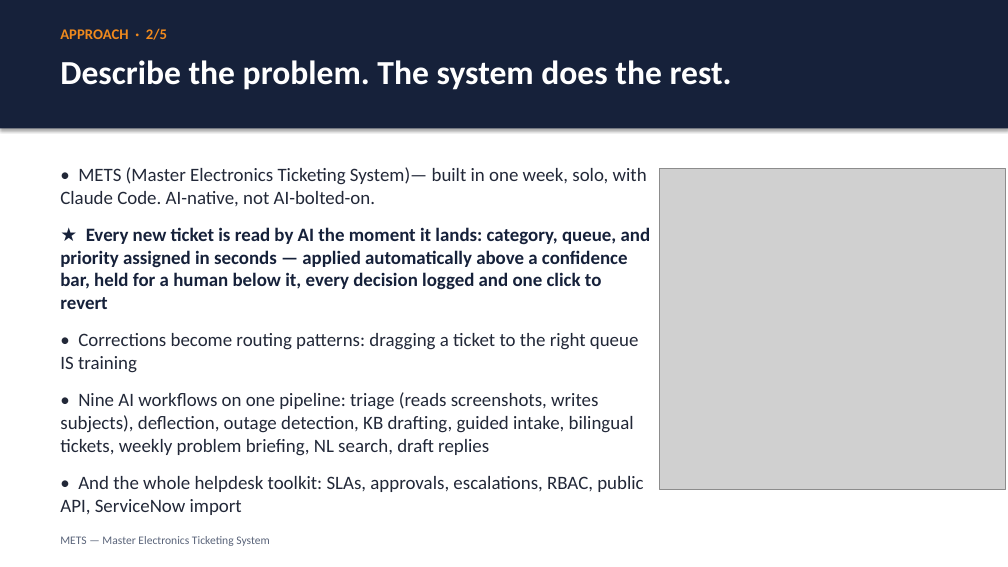
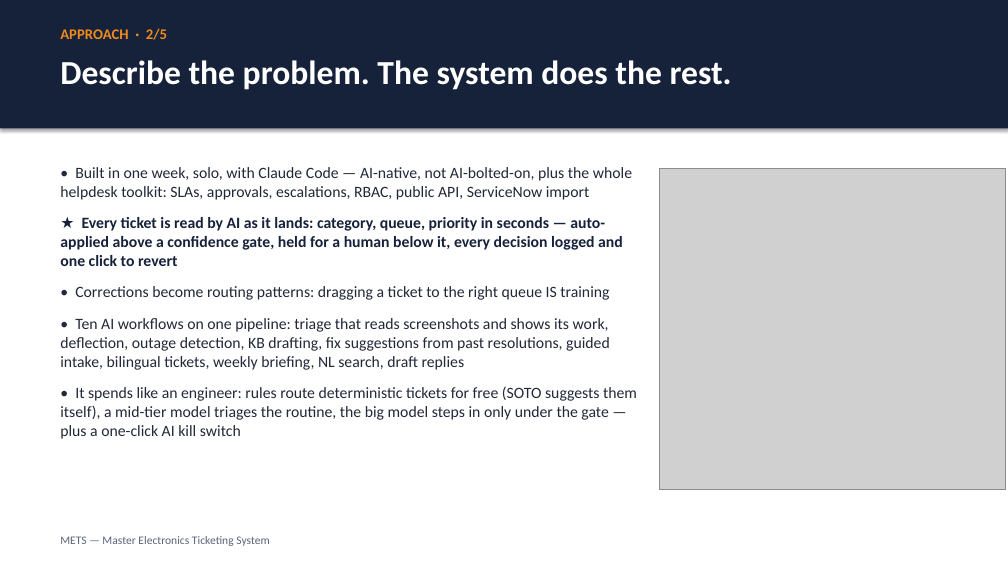
Before and after one commit to justin-rh/mets, a slide deck: slide 2 of docs/DECK.pptx. Drawn at 1008x567 pixels with LibreOffice and Linux fonts; fonts in the diff are those of the drawing; grey boxes stand for pictures. Boxes give left, top, right and bottom in pixels: in the first picture for what was removed or moved away, otherwise in the second. Text is boxed around its words. In the diff, an @@ line names an element or a change of style, - is before the commit and + after.

```diff
--- a/docs/DECK.pptx
+++ b/docs/DECK.pptx
@@ text at (60, 167, 632, 266): text changed; size 18 to 15 pt @@
-• METS (Master Electronics Ticketing System)— built in one week, solo, with Claude Code. AI-native, not AI-bolted-on.
-★ Every new ticket is read by AI the moment it lands: category, queue, and priority assigned in seconds — applied automatically above a confidence bar, held for a human below it, every decision logged and one click to revert
+• Built in one week, solo, with Claude Code — AI-native, not AI-bolted-on, plus the whole helpdesk toolkit: SLAs, approvals, escalations, RBAC, public API, ServiceNow import
+★ Every ticket is read by AI as it lands: category, queue, priority in seconds — auto-applied above a confidence gate, held for a human below it, every decision logged and one click to revert
@@ text at (75, 286, 609, 300): size 18 to 15 pt in "• Corrections become routing patterns: dragging a ..."; less space between paragraphs @@
@@ text at (60, 318, 637, 439): text changed; size 18 to 15 pt @@
-• Nine AI workflows on one pipeline: triage (reads screenshots, writes subjects), deflection, outage detection, KB drafting, guided intake, bilingual tickets, weekly problem briefing, NL search, draft replies
-• And the whole helpdesk toolkit: SLAs, approvals, escalations, RBAC, public API, ServiceNow import
+• Ten AI workflows on one pipeline: triage that reads screenshots and shows its work, deflection, outage detection, KB drafting, fix suggestions from past resolutions, guided intake, bilingual tickets, weekly briefing, NL search, draft replies
+• It spends like an engineer: rules route deterministic tickets for free (SOTO suggests them itself), a mid-tier model triages the routine, the big model steps in only under the gate — plus a one-click AI kill switch
```
Also in this commit, not shown: 3 other slides changed, 1 other file.
